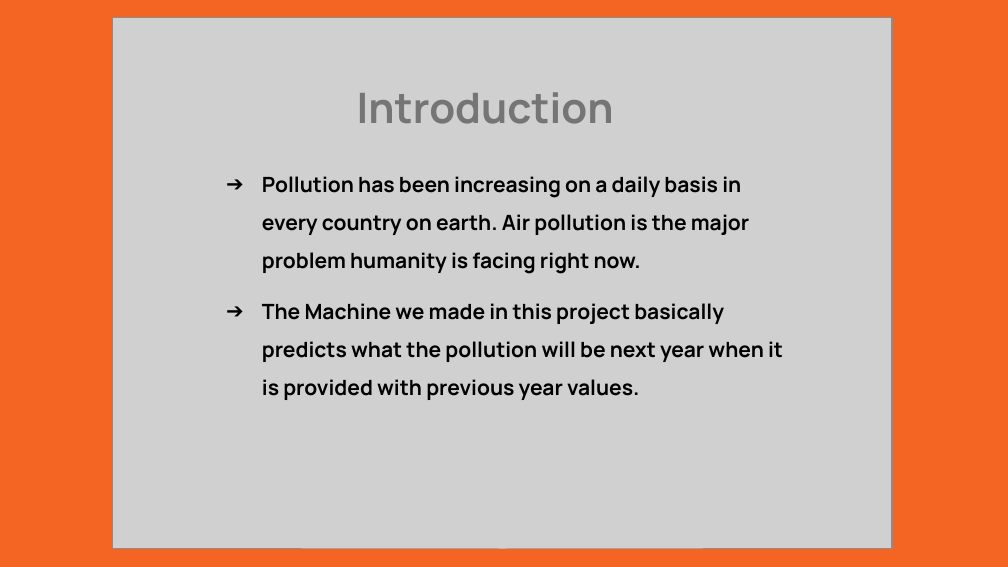
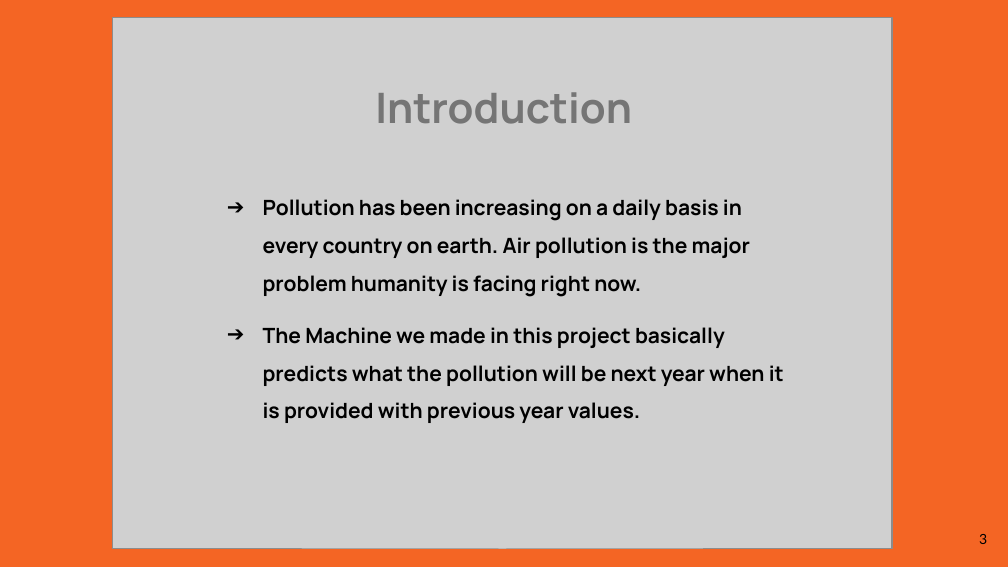
Before and after one commit to Pr0fess0rOP/Pollution-Predictor, a slide deck: slide 3 of DMP-Pollution Predictor Presentation.pptx. Drawn at 1008x567 pixels with LibreOffice and Linux fonts; fonts in the diff are those of the drawing; grey boxes stand for pictures. Boxes give left, top, right and bottom in pixels: in the first picture for what was removed or moved away, otherwise in the second. Text is boxed around its words. In the diff, an @@ line names an element or a change of style, - is before the commit and + after.

```diff
--- a/DMP-Pollution Predictor Presentation.pptx
+++ b/DMP-Pollution Predictor Presentation.pptx
@@ text "Introduction" at (375, 92, 632, 124): alignment left to centre @@
@@ text "Pollution has been increasing on ...": place and size @@
-text "Pollution has been increasing on ..." at (262, 176, 783, 400)
+text "Pollution has been increasing on ..." at (263, 199, 784, 423)
@@ page number added at (979, 534, 987, 544), 10 pt, text #000000 @@
+3
```
Also in this commit, not shown: 13 other slides changed, 3 slides added, 1 other file.
